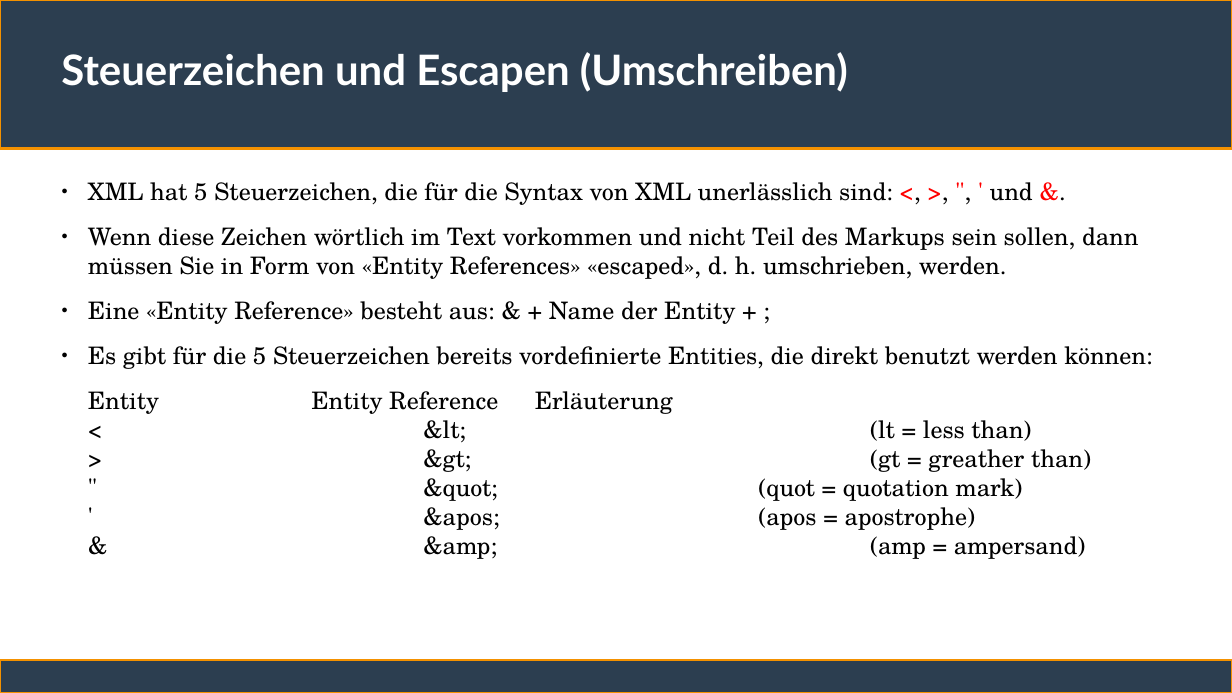
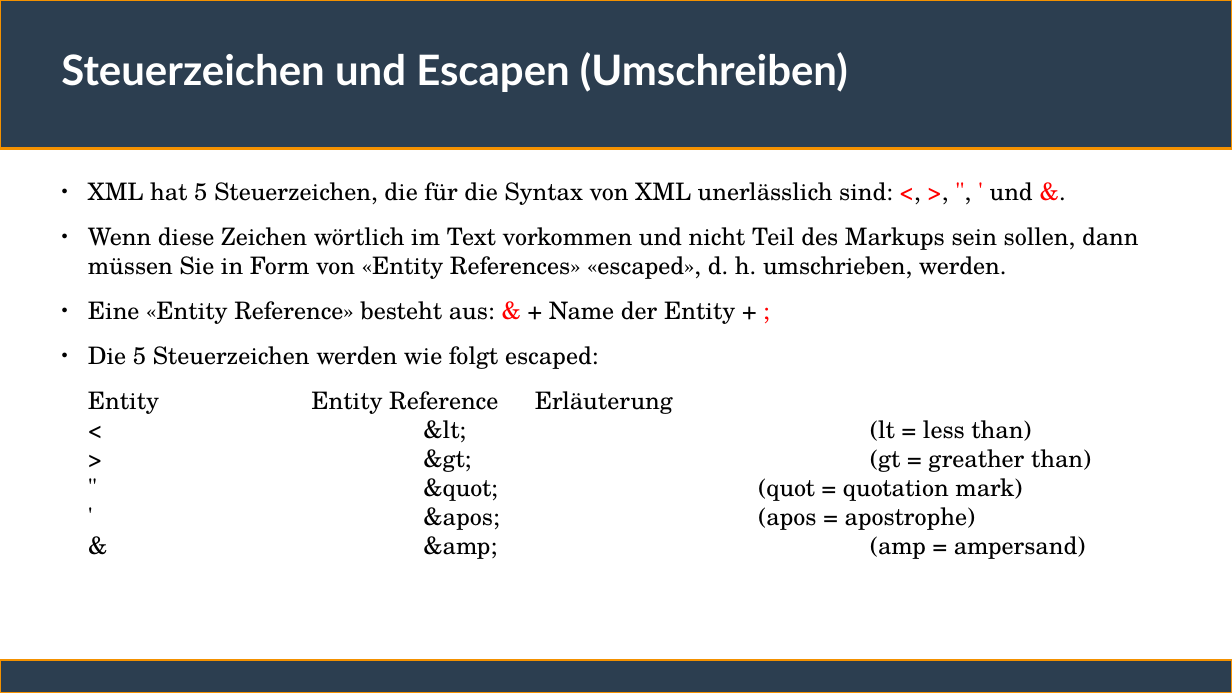
Before and after one commit to ChristianSonderUniSG/xml-kurs, a slide deck: slide 4 of sitzung_2/sitzung_2.odp. Drawn at 1232x693 pixels with LibreOffice and Linux fonts; fonts in the diff are those of the drawing. Boxes give left, top, right and bottom in pixels: in the first picture for what was removed or moved away, otherwise in the second. Text is boxed around its words. In the diff, an @@ line names an element or a change of style, - is before the commit and + after.

```diff
--- a/sitzung_2/sitzung_2.odp
+++ b/sitzung_2/sitzung_2.odp
@@ text at [88,301,735,324]: text colour #000000 to #FF0000 in "& ;" @@
@@ text at [88,346,598,369]: text changed @@
-● Es gibt für die 5 Steuerzeichen bereits vordefinierte Entities, die direkt benutzt werden können:
+● Die 5 Steuerzeichen werden wie folgt escaped:
```
Also in this commit, not shown: 8 other slides changed, 10 slides added, 2 other files.
